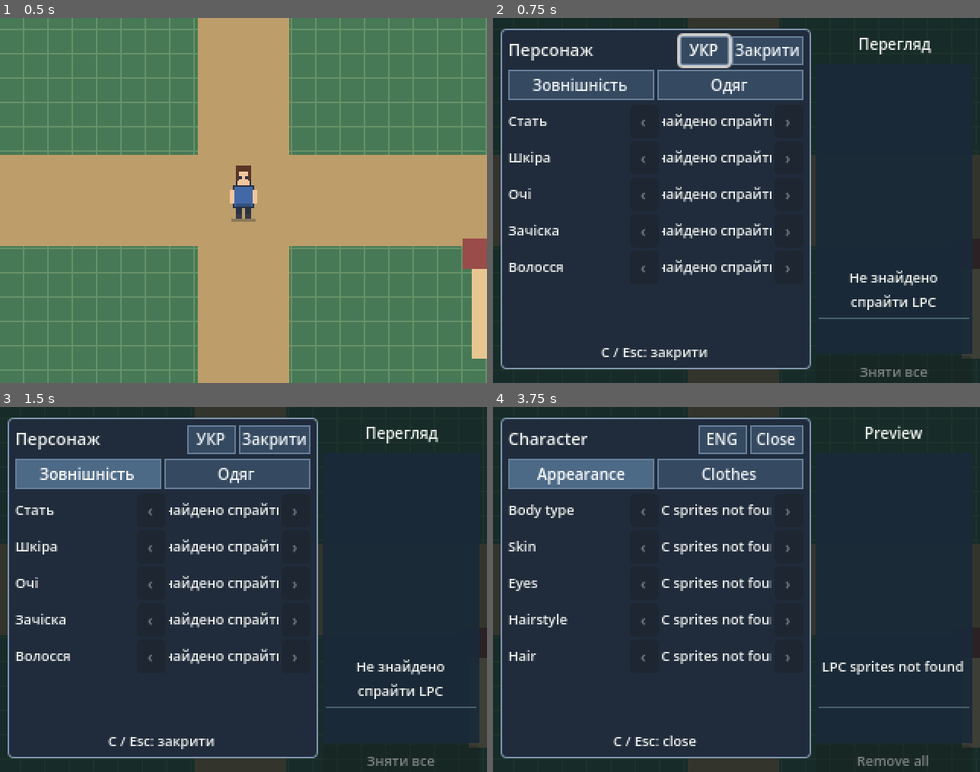
Above: before the commit, frames 1-4 (two rows, left to right).
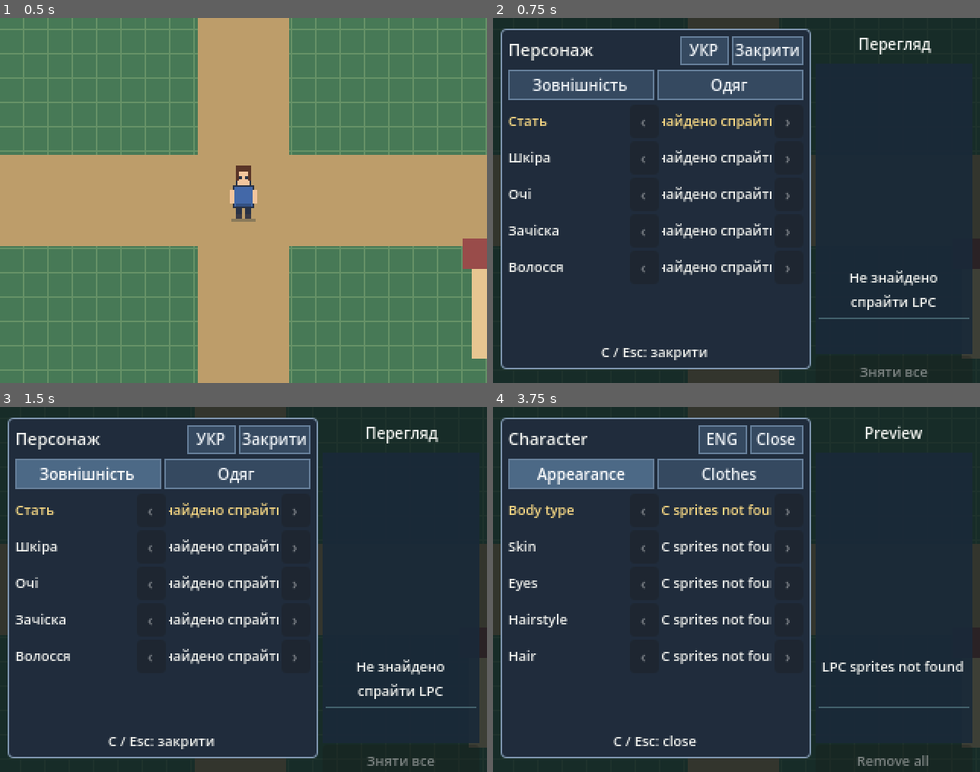
Above: after the commit, the same moments.

Repository: PylSerg/skyval-godot
Game: Godot game, scene res://prototype/camera_test.tscn
Same seed, same stepped clock (60 frames per second), same inputs: the game is played once before the commit and once after it.
Inputs:
- Up to frame 1 (0.5 s): no input
- Up to frame 2 (0.75 s): tap Enter at 0.5 s; hold Right (ui_right) from 0.53 s (still down); tap C at 0.6 s
- Up to frame 3 (1.5 s): tap Space at 0.77, 1.07 s; tap Enter at 0.8 s; release Right (ui_right) at 1.25 s; click "Зовнішність" at 1.25 s
- Up to frame 4 (3.75 s): click "Одяг" at 2 s; click "УКР" at 2.75 s; click "Appearance" at 3.5 s

Frame 1 is identical in both runs. In frame 2, 0.7% of the frame differs, in the area x 3-58%, y 4-31%; in frame 3, 0.4%; in frame 4, 0.5%.

Commit message:
Make Skyval creator D-pad navigation deterministic and ignore duplicate GUI focus

Diff:
--- a/ui/character_creator.gd
+++ b/ui/character_creator.gd
@@ -10,11 +10,18 @@
     "pants_style", "pants_variant",
     "footwear_style", "boots_variant",
 ]
+# GPtoKEYB emits keyboard events. A real gamepad may also be visible to
+# Godot, so the menu deliberately uses keyboard navigation only.
+const NAV_DEBOUNCE_MS := 120
 
 @onready var avatar: SkyvalCharacterVisual = get_parent().get_node("Player/CharacterVisual") as SkyvalCharacterVisual
 
 var _opened: bool = false
 var _page: int = 0
+var _selected_index: int = 0
+var _row_labels: Array[Label] = []
+var _row_values: Array[Label] = []
+var _last_press_by_key: Dictionary = {}
 var _root: Control
 var _title: Label
 var _tab_appearance: Button
@@ -48,26 +55,83 @@
 func _tr(key: String) -> String:
     return str(_locale.call("t", key))
 
-func _unhandled_key_input(event: InputEvent) -> void:
+# Handle navigation BEFORE built-in GUI key/joy focus routing. Otherwise an
+# emulated D-pad plus native gamepad can navigate the UI twice.
+func _input(event: InputEvent) -> void:
     if not event is InputEventKey:
         return
     if not event.pressed or event.echo:
         return
 
-    if event.keycode == KEY_C:
-        _set_open(not _opened)
-        get_viewport().set_input_as_handled()
-    elif _opened and event.keycode == KEY_ESCAPE:
+    var key: Key = event.keycode
+    if not _opened:
+        if key == KEY_C:
+            _set_open(true)
+            get_viewport().set_input_as_handled()
+        return
+
+    if key != KEY_C and key != KEY_ESCAPE and key != KEY_UP and key != KEY_DOWN and key != KEY_LEFT and key != KEY_RIGHT and key != KEY_ENTER and key != KEY_KP_ENTER and key != KEY_SPACE and key != KEY_Q and key != KEY_E and key != KEY_TAB and key != KEY_T and key != KEY_R:
+        return
+
+    # Even a rejected bounce must not fall through to Godot UI navigation.
+    get_viewport().set_input_as_handled()
+    if key == KEY_C or key == KEY_ESCAPE:
         _set_open(false)
-        get_viewport().set_input_as_handled()
+        return
+
+    var now: int = Time.get_ticks_msec()
+    var last: int = int(_last_press_by_key.get(key, -10000))
+    if now - last < NAV_DEBOUNCE_MS:
+        return
+    _last_press_by_key[key] = now
+
+    match key:
+        KEY_UP:
+            _move_selection(-1)
+        KEY_DOWN:
+            _move_selection(1)
+        KEY_LEFT:
+            _adjust_selected(-1)
+        KEY_RIGHT, KEY_ENTER, KEY_KP_ENTER, KEY_SPACE:
+            _adjust_selected(1)
+        KEY_Q:
+            _set_page(0)
+        KEY_E, KEY_TAB:
+            _set_page(1 if key == KEY_E else 1 - _page)
+        KEY_T:
+            _locale.call("toggle_language")
+        KEY_R:
+            _toggle_all_clothes()
+
+func _move_selection(amount: int) -> void:
+    var fields: Array = APPEARANCE_FIELDS if _page == 0 else CLOTHING_FIELDS
+    if fields.is_empty():
+        return
+    _selected_index = posmod(_selected_index + amount, fields.size())
+    _update_row_highlight()
+
+func _adjust_selected(direction: int) -> void:
+    var fields: Array = APPEARANCE_FIELDS if _page == 0 else CLOTHING_FIELDS
+    if _selected_index >= 0 and _selected_index < fields.size():
+        _adjust(str(fields[_selected_index]), direction, _selected_index)
+
+func _update_row_highlight() -> void:
+    for index in range(_row_labels.size()):
+        var selected: bool = index == _selected_index
+        var label: Label = _row_labels[index]
+        if is_instance_valid(label):
+            label.add_theme_color_override("font_color", Color("#f8d984") if selected else Color("#f0f1ed"))
+        if index < _row_values.size() and is_instance_valid(_row_values[index]):
+            _row_values[index].add_theme_color_override("font_color", Color("#f8d984") if selected else Color("#f0f1ed"))
 
 func _set_open(next_open: bool) -> void:
     _opened = next_open
     _root.visible = next_open
     get_tree().paused = next_open
     if next_open:
+        _last_press_by_key.clear()
         _refresh_text()
-        _language_button.grab_focus()
+        _update_row_highlight()
     else:
         get_viewport().gui_release_focus()
 
@@ -178,6 +242,9 @@
 
 func _button() -> Button:
     var button := Button.new()
+    # Controller/keyboard selection is owned by _input(), not Godot's GUI
+    # focus traversal. Mouse/touch button clicks still work normally.
+    button.focus_mode = Control.FOCUS_NONE
     button.add_theme_font_size_override("font_size", 10)
     button.add_theme_color_override("font_color", Color("#edf1f5"))
     button.add_theme_color_override("font_hover_color", Color.WHITE)
@@ -206,6 +273,7 @@
 
 func _set_page(next_page: int) -> void:
     _page = next_page
+    _selected_index = 0
     _refresh_text()
 
 func _refresh_text() -> void:
@@ -227,12 +295,15 @@
 
 func _rebuild_rows() -> void:
     _value_labels.clear()
+    _row_labels.clear()
+    _row_values.clear()
     for child in _rows.get_children():
         _rows.remove_child(child)
         child.queue_free()
 
     var fields: Array = APPEARANCE_FIELDS if _page == 0 else CLOTHING_FIELDS
     for property_key in fields:
+        var index: int = _row_labels.size()
         var key: String = str(property_key)
         var row := HBoxContainer.new()
         row.custom_minimum_size.y = 22
@@ -243,13 +314,14 @@
         name_label.text = _tr("field." + key)
         name_label.custom_minimum_size.x = 78
         row.add_child(name_label)
+        _row_labels.append(name_label)
 
         var previous := _button()
         previous.text = _tr("ui.previous")
         previous.custom_minimum_size = Vector2(19, 20)
         previous.disabled = not avatar.has_lpc_character()
         row.add_child(previous)
-        previous.pressed.connect(_adjust.bind(key, -1))
+        previous.pressed.connect(_adjust.bind(key, -1, index))
 
         var value_label := _label(9)
         value_label.custom_minimum_size.x = 72
@@ -258,13 +330,16 @@
         value_label.text = _localized_value(key)
         row.add_child(value_label)
         _value_labels[key] = value_label
+        _row_values.append(value_label)
 
         var following := _button()
         following.text = _tr("ui.next")
         following.custom_minimum_size = Vector2(19, 20)
         following.disabled = not avatar.has_lpc_character()
         row.add_child(following)
-        following.pressed.connect(_adjust.bind(key, 1))
+        following.pressed.connect(_adjust.bind(key, 1, index))
+
+    _update_row_highlight()
 
 func _localized_value(key: String) -> String:
     if not avatar.has_lpc_character():
@@ -295,6 +370,9 @@
     if avatar.toggle_lpc_all_clothes():
         _refresh_options()
 
-func _adjust(key: String, direction: int) -> void:
+func _adjust(key: String, direction: int, index: int = -1) -> void:
+    if index >= 0:
+        _selected_index = index
+        _update_row_highlight()
     if avatar.change_lpc_option(key, direction):
         _refresh_options()
